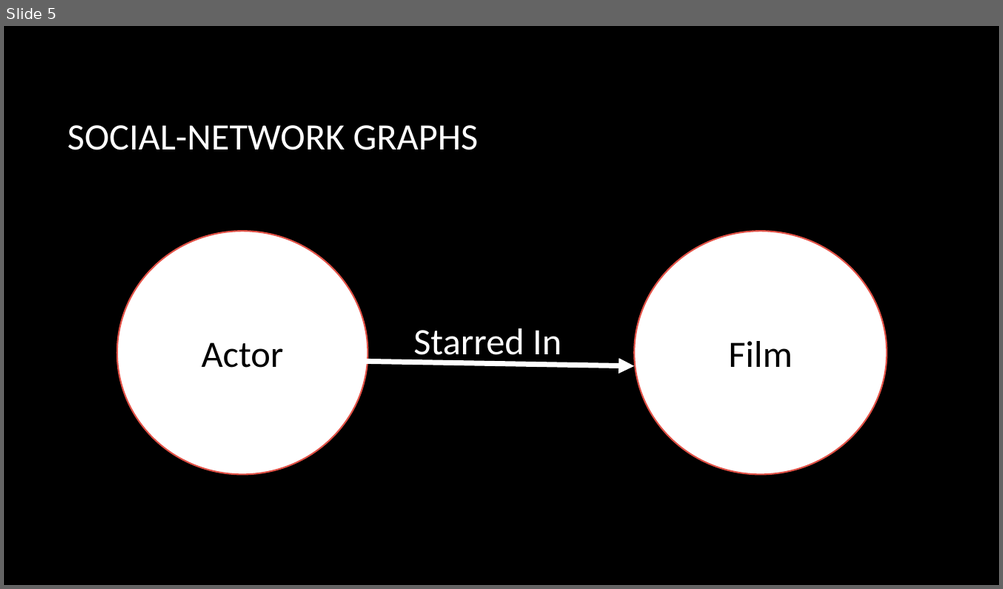
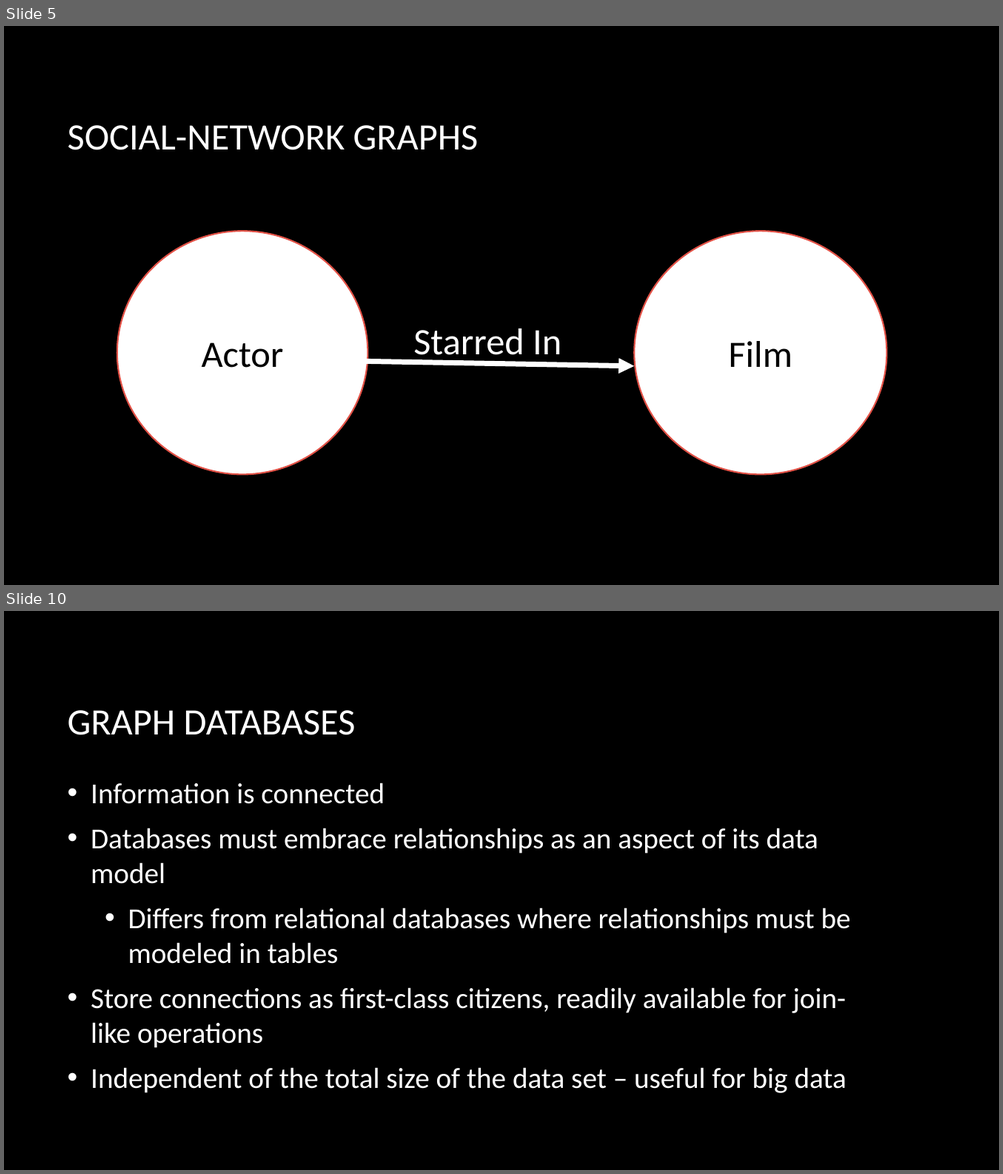
Before and after one commit to erstrong/INFO-7390-ADS-Fall-17-TeamNo., a slide deck: Team Presentation/GraphAnalytics.pptx. Shown one above the other, each under a label of ours: slide 5 before the commit, slides 5 and 10 after it; the slides between them are not shown. The pictures are 1003x589 and 1003x1174 pixels, drawn with LibreOffice and Linux fonts; fonts in the diff are those of the drawing; background and template pictures are left out. Boxes give left, top, right and bottom in pixels: in the first picture for what was removed or moved away, otherwise in the second. Text is boxed around its words. In the diff, an @@ line names an element or a change of style, - is before the commit and + after.

Commit message:
Graph analytics presentation

```diff
--- a/Team Presentation/GraphAnalytics.pptx
+++ b/Team Presentation/GraphAnalytics.pptx
@@ slide 10 added at (4, 611, 999, 1170), background picture (left out) @@
@@ title added at (68, 710, 356, 735), 36 pt, text #FFFFFF @@
+GRAPH DATABASES
@@ text added at (91, 783, 851, 1093), 28 pt, text #FFFFFF @@
+• Information is connected
+• Databases must embrace relationships as an aspect of its data model
+  • Differs from relational databases where relationships must be modeled in tables
+• Store connections as first-class citizens, readily available for join-like operations
+• Independent of the total size of the data set – useful for big data
```
Also in this commit, not shown: 4 slides changed, 4 other slides added, 1 slide removed, 2 other files.
